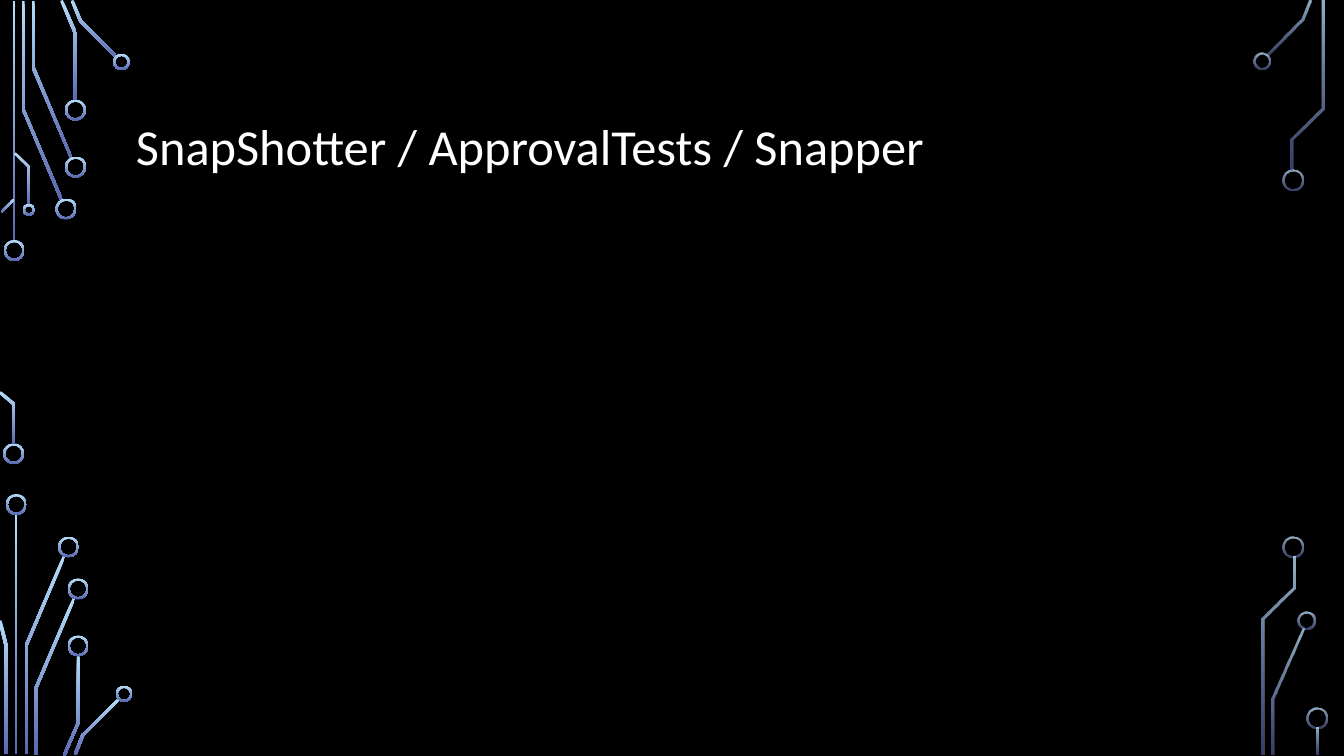
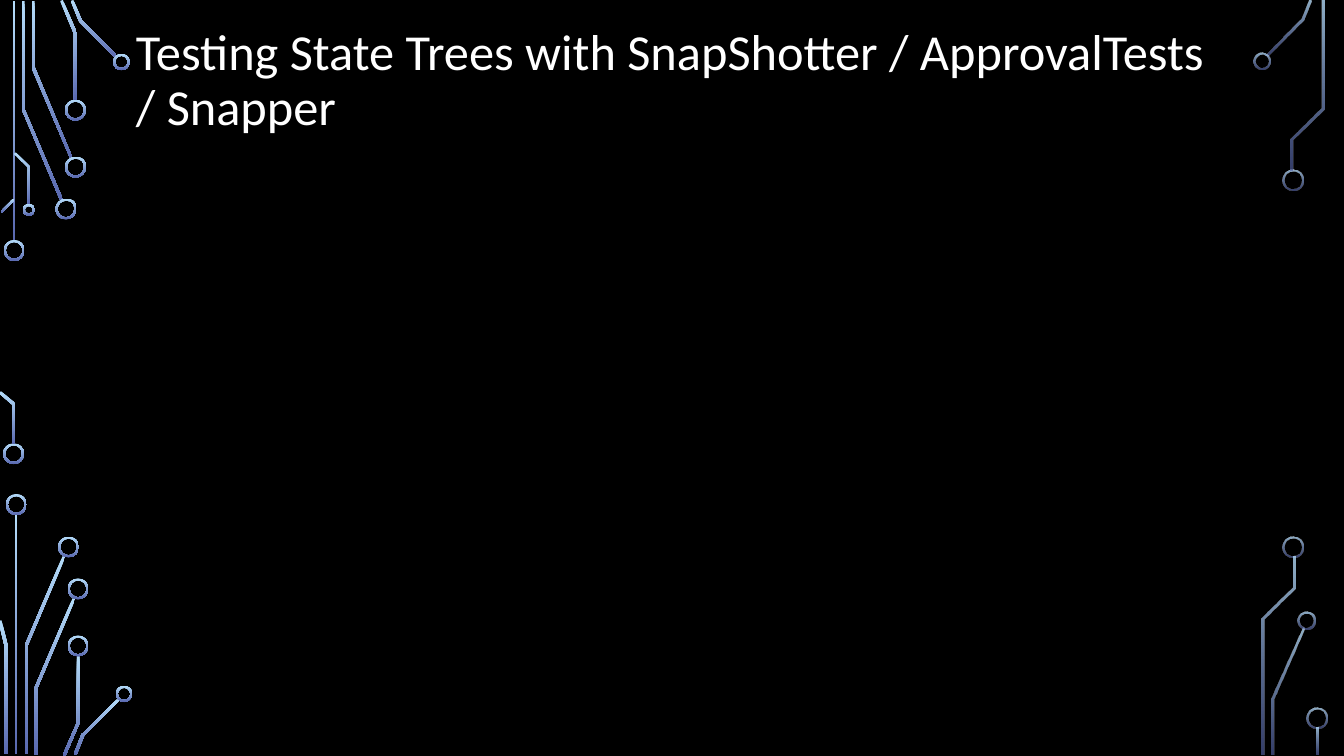
Before and after one commit to IntegerMan/SoftwareQualityTalk, a slide deck: slide 30 of Software Quality Recipes for Legacy.pptx (slide 27 before the commit). Drawn at 1344x756 pixels with LibreOffice and Linux fonts; fonts in the diff are those of the drawing; background and template pictures are left out. Boxes give left, top, right and bottom in pixels: in the first picture for what was removed or moved away, otherwise in the second. Text is boxed around its words. In the diff, an @@ line names an element or a change of style, - is before the commit and + after.

```diff
--- a/Software Quality Recipes for Legacy.pptx
+++ b/Software Quality Recipes for Legacy.pptx
@@ title at (136, 35, 1204, 133): text changed @@
-SnapShotter / ApprovalTests / Snapper
+Testing State Trees with SnapShotter / ApprovalTests / Snapper
```
Also in this commit, not shown: 8 other slides changed, 7 slides added, 5 slides removed, 4 other files.
